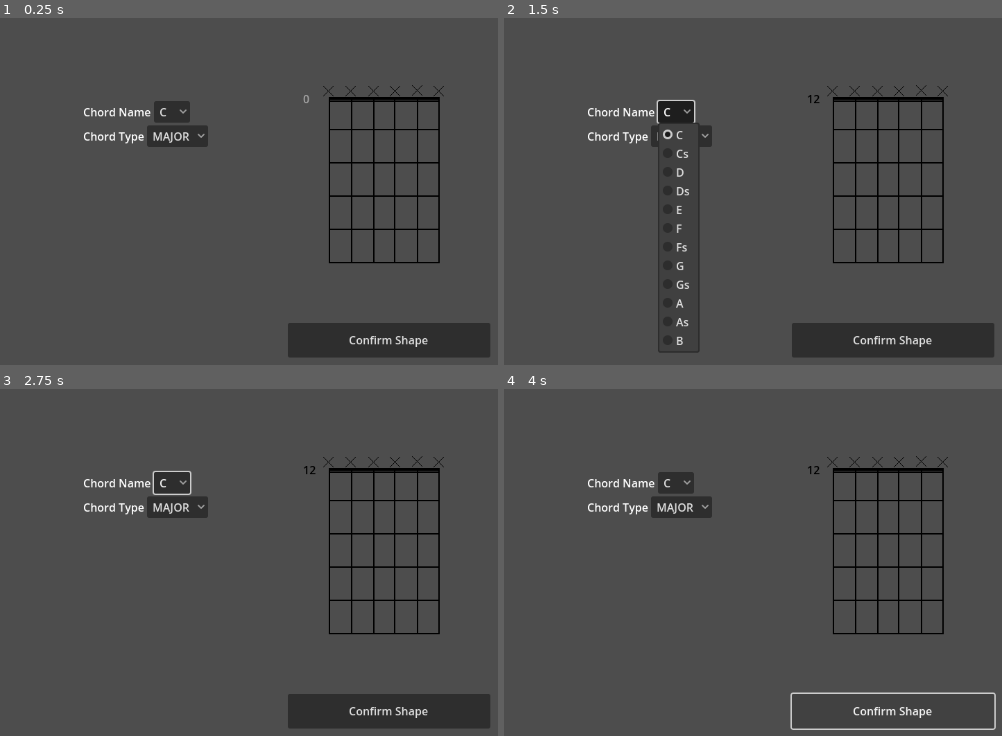
Above: before the commit, frames 1-4 (two rows, left to right).
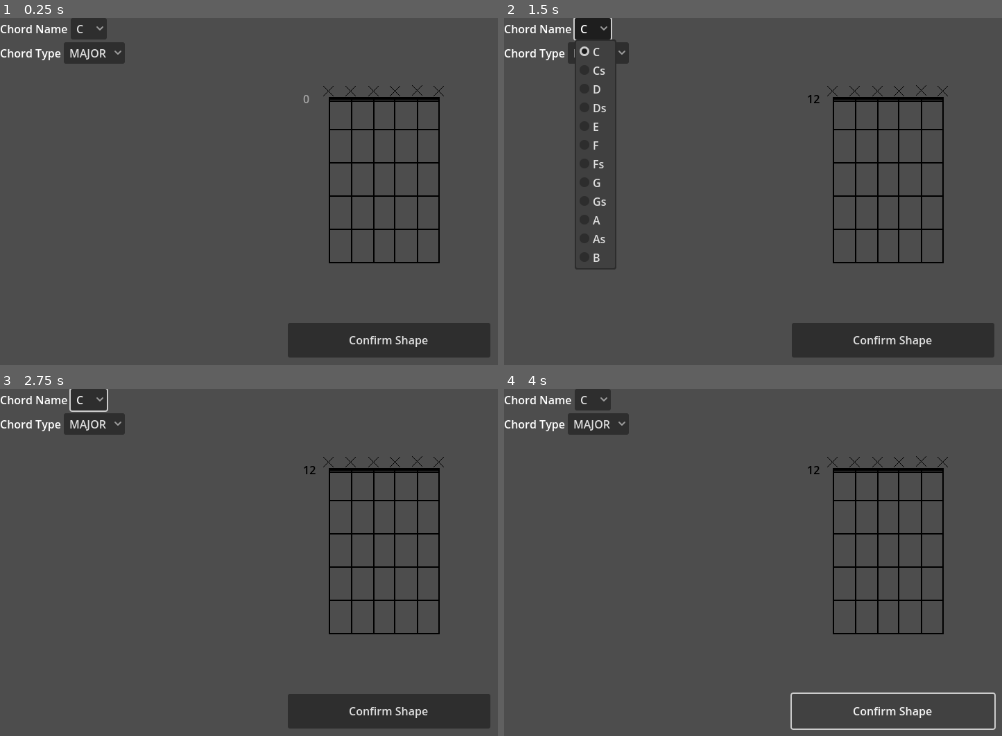
Above: after the commit, the same moments.

Repository: xelphyr/chordism
Game: Godot game, scene res://tools/chord_creator.tscn
The game is run twice, just before and just after one commit, with the same random seed, the same clock (stepped at 60 frames per second) and the same inputs. Before the commit the project has no main scene; this scene is started directly in both runs.
Inputs (mouse positions are in pixels of both pictures, inside the frame that each line leads up to):
- Up to frame 1 (0.25 s): no input
- Up to frame 2 (1.5 s): click (817, 104) at 0.52 s; type "12" at 0.6 s; click "C" at 1.25 s
- Up to frame 3 (2.75 s): click "MAJOR" at 2 s
- Up to frame 4 (4 s): click "Confirm Shape" at 2.75 s; click "Confirm Shape" at 3.5 s

The runs differ from the first frame. In frame 1, 2.9% of the frame differs, in the area x 0-42%, y 0-38%; in frame 2, 4.3%, in the area x 0-42%, y 0-97%; in frame 3, 3.1%; in frame 4, 2.9%.
Error before the commit: Parse Error: Preload file "res://scenes/chords/g/gmaj.tres" does not exist. (res://chord_registry.gd:32)

Commit message:
Added A, Am, C, D, Dm, E, Em, G ChordResources

Diff:
--- a/chord_registry.gd
+++ b/chord_registry.gd
@@ -29,7 +29,7 @@
 }
 
 static var G : Dictionary[Enum.ChordType, ChordResource] = {
-	Enum.ChordType.MAJOR : preload("res://scenes/chords/g/gmaj.tres")
+
 }
 
 static var Gs : Dictionary[Enum.ChordType, ChordResource] = {
--- a/project.godot
+++ b/project.godot
@@ -11,6 +11,7 @@
 [application]
 
 config/name="Chordism"
+run/main_scene="uid://b6s65m81um8pb"
 config/features=PackedStringArray("4.5", "GL Compatibility")
 config/icon="res://icon.svg"
 
--- /dev/null
+++ b/scenes/chords/A/AMAJOR.tres
@@ -0,0 +1,40 @@
+[gd_resource type="Resource" script_class="ChordResource" load_steps=10 format=3 uid="uid://b4qdyek5batry"]
+
+[ext_resource type="Script" uid="uid://bc2d5fv2b87wn" path="res://scripts/chord_resource.gd" id="1_i7l37"]
+[ext_resource type="Script" uid="uid://cegssy6cqfx2o" path="res://scripts/chord_shape.gd" id="2_2l7pt"]
+[ext_resource type="Script" uid="uid://cqbnjn6tl2p2a" path="res://scripts/note.gd" id="3_cwiaw"]
+
+[sub_resource type="Resource" id="Resource_7c8cp"]
+script = ExtResource("3_cwiaw")
+string = 3
+fret = 2
+finger = 1
+
+[sub_resource type="Resource" id="Resource_0wr3u"]
+script = ExtResource("3_cwiaw")
+string = 4
+fret = 2
+finger = 2
+
+[sub_resource type="Resource" id="Resource_kbt5d"]
+script = ExtResource("3_cwiaw")
+string = 5
+fret = 2
+finger = 3
+
+[sub_resource type="Resource" id="Resource_l8wcu"]
+script = ExtResource("3_cwiaw")
+string = 2
+
+[sub_resource type="Resource" id="Resource_fr7g7"]
+script = ExtResource("3_cwiaw")
+string = 6
+
+[sub_resource type="Resource" id="Resource_5cdx6"]
+script = ExtResource("2_2l7pt")
+notes = Array[ExtResource("3_cwiaw")]([SubResource("Resource_7c8cp"), SubResource("Resource_0wr3u"), SubResource("Resource_kbt5d"), SubResource("Resource_l8wcu"), SubResource("Resource_fr7g7")])
+
+[resource]
+script = ExtResource("1_i7l37")
+chord_name = 9
+shapes = Array[ExtResource("2_2l7pt")]([SubResource("Resource_5cdx6")])
--- /dev/null
+++ b/scenes/chords/A/AMINOR.tres
@@ -0,0 +1,44 @@
+[gd_resource type="Resource" script_class="ChordResource" load_steps=11 format=3 uid="uid://db2avgt8tgqad"]
+
+[ext_resource type="Script" uid="uid://bc2d5fv2b87wn" path="res://scripts/chord_resource.gd" id="1_7mbsc"]
+[ext_resource type="Script" uid="uid://cegssy6cqfx2o" path="res://scripts/chord_shape.gd" id="2_8er7u"]
+[ext_resource type="Script" uid="uid://cqbnjn6tl2p2a" path="res://scripts/note.gd" id="3_cegii"]
+
+[sub_resource type="Resource" id="Resource_aw2xq"]
+script = ExtResource("3_cegii")
+string = 3
+fret = 2
+finger = 2
+
+[sub_resource type="Resource" id="Resource_b5ddh"]
+script = ExtResource("3_cegii")
+string = 4
+fret = 2
+finger = 3
+
+[sub_resource type="Resource" id="Resource_x30qo"]
+script = ExtResource("3_cegii")
+string = 5
+fret = 1
+finger = 1
+
+[sub_resource type="Resource" id="Resource_rebq2"]
+script = ExtResource("3_cegii")
+
+[sub_resource type="Resource" id="Resource_cnogh"]
+script = ExtResource("3_cegii")
+string = 2
+
+[sub_resource type="Resource" id="Resource_0yxo7"]
+script = ExtResource("3_cegii")
+string = 6
+
+[sub_resource type="Resource" id="Resource_scwra"]
+script = ExtResource("2_8er7u")
+notes = Array[ExtResource("3_cegii")]([SubResource("Resource_aw2xq"), SubResource("Resource_b5ddh"), SubResource("Resource_x30qo"), SubResource("Resource_rebq2"), SubResource("Resource_cnogh"), SubResource("Resource_0yxo7")])
+
+[resource]
+script = ExtResource("1_7mbsc")
+chord_name = 9
+chord_type = 1
+shapes = Array[ExtResource("2_8er7u")]([SubResource("Resource_scwra")])
--- /dev/null
+++ b/scenes/chords/C/CMAJOR.tres
@@ -0,0 +1,39 @@
+[gd_resource type="Resource" script_class="ChordResource" load_steps=10 format=3 uid="uid://c80ubjvddat2f"]
+
+[ext_resource type="Script" uid="uid://bc2d5fv2b87wn" path="res://scripts/chord_resource.gd" id="1_f6xt7"]
+[ext_resource type="Script" uid="uid://cegssy6cqfx2o" path="res://scripts/chord_shape.gd" id="2_5h2ya"]
+[ext_resource type="Script" uid="uid://cqbnjn6tl2p2a" path="res://scripts/note.gd" id="3_5h2ya"]
+
+[sub_resource type="Resource" id="Resource_5h2ya"]
+script = ExtResource("3_5h2ya")
+string = 2
+fret = 3
+finger = 3
+
+[sub_resource type="Resource" id="Resource_1jtec"]
+script = ExtResource("3_5h2ya")
+string = 3
+fret = 2
+finger = 2
+
+[sub_resource type="Resource" id="Resource_om28a"]
+script = ExtResource("3_5h2ya")
+string = 5
+fret = 1
+finger = 1
+
+[sub_resource type="Resource" id="Resource_1t5he"]
+script = ExtResource("3_5h2ya")
+string = 4
+
+[sub_resource type="Resource" id="Resource_fid5w"]
+script = ExtResource("3_5h2ya")
+string = 6
+
+[sub_resource type="Resource" id="Resource_10ku4"]
+script = ExtResource("2_5h2ya")
+notes = Array[ExtResource("3_5h2ya")]([SubResource("Resource_5h2ya"), SubResource("Resource_1jtec"), SubResource("Resource_om28a"), SubResource("Resource_1t5he"), SubResource("Resource_fid5w")])
+
+[resource]
+script = ExtResource("1_f6xt7")
+shapes = Array[ExtResource("2_5h2ya")]([SubResource("Resource_10ku4")])
--- /dev/null
+++ b/scenes/chords/D/DMAJOR.tres
@@ -0,0 +1,36 @@
+[gd_resource type="Resource" script_class="ChordResource" load_steps=9 format=3 uid="uid://cecnsy0gucgsx"]
+
+[ext_resource type="Script" uid="uid://bc2d5fv2b87wn" path="res://scripts/chord_resource.gd" id="1_uipgg"]
+[ext_resource type="Script" uid="uid://cegssy6cqfx2o" path="res://scripts/chord_shape.gd" id="2_ymsdd"]
+[ext_resource type="Script" uid="uid://cqbnjn6tl2p2a" path="res://scripts/note.gd" id="3_noamf"]
+
+[sub_resource type="Resource" id="Resource_y2bby"]
+script = ExtResource("3_noamf")
+string = 4
+fret = 2
+finger = 1
+
+[sub_resource type="Resource" id="Resource_kj0rm"]
+script = ExtResource("3_noamf")
+string = 5
+fret = 3
+finger = 3
+
+[sub_resource type="Resource" id="Resource_ay5ow"]
+script = ExtResource("3_noamf")
+string = 6
+fret = 2
+finger = 2
+
+[sub_resource type="Resource" id="Resource_hdi2j"]
+script = ExtResource("3_noamf")
+string = 3
+
+[sub_resource type="Resource" id="Resource_rmau3"]
+script = ExtResource("2_ymsdd")
+notes = Array[ExtResource("3_noamf")]([SubResource("Resource_y2bby"), SubResource("Resource_kj0rm"), SubResource("Resource_ay5ow"), SubResource("Resource_hdi2j")])
+
+[resource]
+script = ExtResource("1_uipgg")
+chord_name = 2
+shapes = Array[ExtResource("2_ymsdd")]([SubResource("Resource_rmau3")])
--- /dev/null
+++ b/scenes/chords/D/DMINOR.tres
@@ -0,0 +1,37 @@
+[gd_resource type="Resource" script_class="ChordResource" load_steps=9 format=3 uid="uid://bxos860go1npr"]
+
+[ext_resource type="Script" uid="uid://bc2d5fv2b87wn" path="res://scripts/chord_resource.gd" id="1_dr7vu"]
+[ext_resource type="Script" uid="uid://cegssy6cqfx2o" path="res://scripts/chord_shape.gd" id="2_wrnqp"]
+[ext_resource type="Script" uid="uid://cqbnjn6tl2p2a" path="res://scripts/note.gd" id="3_phx4c"]
+
+[sub_resource type="Resource" id="Resource_gdif0"]
+script = ExtResource("3_phx4c")
+string = 4
+fret = 2
+finger = 2
+
+[sub_resource type="Resource" id="Resource_efb4w"]
+script = ExtResource("3_phx4c")
+string = 5
+fret = 3
+finger = 3
+
+[sub_resource type="Resource" id="Resource_4c2ny"]
+script = ExtResource("3_phx4c")
+string = 6
+fret = 1
+finger = 1
+
+[sub_resource type="Resource" id="Resource_v5n6c"]
+script = ExtResource("3_phx4c")
+string = 3
+
+[sub_resource type="Resource" id="Resource_nuo38"]
+script = ExtResource("2_wrnqp")
+notes = Array[ExtResource("3_phx4c")]([SubResource("Resource_gdif0"), SubResource("Resource_efb4w"), SubResource("Resource_4c2ny"), SubResource("Resource_v5n6c")])
+
+[resource]
+script = ExtResource("1_dr7vu")
+chord_name = 2
+chord_type = 1
+shapes = Array[ExtResource("2_wrnqp")]([SubResource("Resource_nuo38")])
--- /dev/null
+++ b/scenes/chords/E/EMAJOR.tres
@@ -0,0 +1,43 @@
+[gd_resource type="Resource" script_class="ChordResource" load_steps=11 format=3 uid="uid://xxk7v7ejiqm2"]
+
+[ext_resource type="Script" uid="uid://bc2d5fv2b87wn" path="res://scripts/chord_resource.gd" id="1_r1isx"]
+[ext_resource type="Script" uid="uid://cegssy6cqfx2o" path="res://scripts/chord_shape.gd" id="2_m4vpx"]
+[ext_resource type="Script" uid="uid://cqbnjn6tl2p2a" path="res://scripts/note.gd" id="3_uoaaw"]
+
+[sub_resource type="Resource" id="Resource_r1isx"]
+script = ExtResource("3_uoaaw")
+string = 2
+fret = 2
+finger = 2
+
+[sub_resource type="Resource" id="Resource_m4vpx"]
+script = ExtResource("3_uoaaw")
+string = 3
+fret = 2
+finger = 3
+
+[sub_resource type="Resource" id="Resource_uoaaw"]
+script = ExtResource("3_uoaaw")
+string = 4
+fret = 1
+finger = 1
+
+[sub_resource type="Resource" id="Resource_4ej13"]
+script = ExtResource("3_uoaaw")
+
+[sub_resource type="Resource" id="Resource_65csi"]
+script = ExtResource("3_uoaaw")
+string = 5
+
+[sub_resource type="Resource" id="Resource_istvl"]
+script = ExtResource("3_uoaaw")
+string = 6
+
+[sub_resource type="Resource" id="Resource_dkf06"]
+script = ExtResource("2_m4vpx")
+notes = Array[ExtResource("3_uoaaw")]([SubResource("Resource_r1isx"), SubResource("Resource_m4vpx"), SubResource("Resource_uoaaw"), SubResource("Resource_4ej13"), SubResource("Resource_65csi"), SubResource("Resource_istvl")])
+
+[resource]
+script = ExtResource("1_r1isx")
+chord_name = 4
+shapes = Array[ExtResource("2_m4vpx")]([SubResource("Resource_dkf06")])
--- /dev/null
+++ b/scenes/chords/E/EMINOR.tres
@@ -0,0 +1,42 @@
+[gd_resource type="Resource" script_class="ChordResource" load_steps=11 format=3 uid="uid://iixcic24kyq0"]
+
+[ext_resource type="Script" uid="uid://bc2d5fv2b87wn" path="res://scripts/chord_resource.gd" id="1_tgsai"]
+[ext_resource type="Script" uid="uid://cegssy6cqfx2o" path="res://scripts/chord_shape.gd" id="2_j8adv"]
+[ext_resource type="Script" uid="uid://cqbnjn6tl2p2a" path="res://scripts/note.gd" id="3_yblqc"]
+
+[sub_resource type="Resource" id="Resource_nwcsd"]
+script = ExtResource("3_yblqc")
+string = 2
+fret = 2
+finger = 2
+
+[sub_resource type="Resource" id="Resource_lgnr8"]
+script = ExtResource("3_yblqc")
+string = 3
+fret = 2
+finger = 3
+
+[sub_resource type="Resource" id="Resource_y5fiq"]
+script = ExtResource("3_yblqc")
+
+[sub_resource type="Resource" id="Resource_1mjwb"]
+script = ExtResource("3_yblqc")
+string = 4
+
+[sub_resource type="Resource" id="Resource_v7emn"]
+script = ExtResource("3_yblqc")
+string = 5
+
+[sub_resource type="Resource" id="Resource_5hswy"]
+script = ExtResource("3_yblqc")
+string = 6
+
+[sub_resource type="Resource" id="Resource_00u7h"]
+script = ExtResource("2_j8adv")
+notes = Array[ExtResource("3_yblqc")]([SubResource("Resource_nwcsd"), SubResource("Resource_lgnr8"), SubResource("Resource_y5fiq"), SubResource("Resource_1mjwb"), SubResource("Resource_v7emn"), SubResource("Resource_5hswy")])
+
+[resource]
+script = ExtResource("1_tgsai")
+chord_name = 4
+chord_type = 1
+shapes = Array[ExtResource("2_j8adv")]([SubResource("Resource_00u7h")])
--- /dev/null
+++ b/scenes/chords/G/GMAJOR.tres
@@ -0,0 +1,78 @@
+[gd_resource type="Resource" script_class="ChordResource" load_steps=18 format=3 uid="uid://dxgjg6k0kqydh"]
+
+[ext_resource type="Script" uid="uid://bc2d5fv2b87wn" path="res://scripts/chord_resource.gd" id="1_nq1ye"]
+[ext_resource type="Script" uid="uid://cegssy6cqfx2o" path="res://scripts/chord_shape.gd" id="2_5i3xn"]
+[ext_resource type="Script" uid="uid://cqbnjn6tl2p2a" path="res://scripts/note.gd" id="3_b5w0d"]
+
+[sub_resource type="Resource" id="Resource_k4fya"]
+script = ExtResource("3_b5w0d")
+fret = 3
+finger = 2
+
+[sub_resource type="Resource" id="Resource_bcngy"]
+script = ExtResource("3_b5w0d")
+string = 2
+fret = 2
+finger = 1
+
+[sub_resource type="Resource" id="Resource_3lo3u"]
+script = ExtResource("3_b5w0d")
+string = 6
+fret = 3
+finger = 3
+
+[sub_resource type="Resource" id="Resource_0ppjq"]
+script = ExtResource("3_b5w0d")
+string = 3
+
+[sub_resource type="Resource" id="Resource_kx2qn"]
+script = ExtResource("3_b5w0d")
+string = 4
+
+[sub_resource type="Resource" id="Resource_ohxmv"]
+script = ExtResource("3_b5w0d")
+string = 5
+
+[sub_resource type="Resource" id="Resource_r2x6y"]
+script = ExtResource("2_5i3xn")
+notes = Array[ExtResource("3_b5w0d")]([SubResource("Resource_k4fya"), SubResource("Resource_bcngy"), SubResource("Resource_3lo3u"), SubResource("Resource_0ppjq"), SubResource("Resource_kx2qn"), SubResource("Resource_ohxmv")])
+
+[sub_resource type="Resource" id="Resource_nq1ye"]
+script = ExtResource("3_b5w0d")
+fret = 3
+finger = 2
+
+[sub_resource type="Resource" id="Resource_5i3xn"]
+script = ExtResource("3_b5w0d")
+string = 2
+fret = 2
+finger = 1
+
+[sub_resource type="Resource" id="Resource_b5w0d"]
+script = ExtResource("3_b5w0d")
+string = 5
+fret = 3
+finger = 3
+
+[sub_resource type="Resource" id="Resource_bm0l0"]
+script = ExtResource("3_b5w0d")
+string = 6
+fret = 3
+finger = 4
+
+[sub_resource type="Resource" id="Resource_bfl1n"]
+script = ExtResource("3_b5w0d")
+string = 3
+
+[sub_resource type="Resource" id="Resource_wwphp"]
+script = ExtResource("3_b5w0d")
+string = 4
+
+[sub_resource type="Resource" id="Resource_2mkbg"]
+script = ExtResource("2_5i3xn")
+notes = Array[ExtResource("3_b5w0d")]([SubResource("Resource_nq1ye"), SubResource("Resource_5i3xn"), SubResource("Resource_b5w0d"), SubResource("Resource_bm0l0"), SubResource("Resource_bfl1n"), SubResource("Resource_wwphp")])
+
+[resource]
+script = ExtResource("1_nq1ye")
+chord_name = 7
+shapes = Array[ExtResource("2_5i3xn")]([SubResource("Resource_r2x6y"), SubResource("Resource_2mkbg")])
--- /dev/null
+++ b/test.gd
@@ -0,0 +1,11 @@
+extends Control
+
+
+# Called when the node enters the scene tree for the first time.
+func _ready() -> void:
+	pass # Replace with function body.
+
+
+# Called every frame. 'delta' is the elapsed time since the previous frame.
+func _process(delta: float) -> void:
+	pass
--- /dev/null
+++ b/themes/test.tscn
@@ -0,0 +1,20 @@
+[gd_scene load_steps=3 format=3 uid="uid://b6s65m81um8pb"]
+
+[ext_resource type="Script" uid="uid://crsqi5pnmm5wj" path="res://test.gd" id="1_onr7g"]
+[ext_resource type="PackedScene" uid="uid://dgg5pydn4hhih" path="res://tools/chord_settings.tscn" id="2_hiktj"]
+
+[node name="Control" type="Control"]
+layout_mode = 3
+anchors_preset = 15
+anchor_right = 1.0
+anchor_bottom = 1.0
+grow_horizontal = 2
+grow_vertical = 2
+script = ExtResource("1_onr7g")
+
+[node name="ChordSettings" parent="." instance=ExtResource("2_hiktj")]
+layout_mode = 0
+offset_left = 49.0
+offset_top = 112.0
+offset_right = 229.0
+offset_bottom = 312.0
--- a/tools/chord_creator.tscn
+++ b/tools/chord_creator.tscn
@@ -1,12 +1,11 @@
-[gd_scene load_steps=11 format=3 uid="uid://ct7jrx4odbeid"]
+[gd_scene load_steps=10 format=3 uid="uid://ct7jrx4odbeid"]
 
 [ext_resource type="Texture2D" uid="uid://fpct7omd16sd" path="res://images/Fretboard_noindent.png" id="1_0fhye"]
 [ext_resource type="Script" uid="uid://dfaaumq0q822" path="res://tools/chord_editor.gd" id="1_w432l"]
 [ext_resource type="PackedScene" uid="uid://5wv6kkww3sv5" path="res://tools/note_editor.tscn" id="2_xsitv"]
 [ext_resource type="Texture2D" uid="uid://bl7vd7t4jur71" path="res://images/mute.png" id="3_w432l"]
 [ext_resource type="Script" uid="uid://63jnj3p250hy" path="res://editor_string_status_display.gd" id="5_w432l"]
-[ext_resource type="Script" uid="uid://bf1c7onw8iq6q" path="res://scripts/editorui_chord_names.gd" id="6_n1e3a"]
-[ext_resource type="Script" uid="uid://cgpt5mca57xl7" path="res://scripts/editorui_chord_type.gd" id="7_e01es"]
+[ext_resource type="PackedScene" uid="uid://dgg5pydn4hhih" path="res://tools/chord_settings.tscn" id="6_n1e3a"]
 
 [sub_resource type="StyleBoxEmpty" id="StyleBoxEmpty_w8n4k"]
 
@@ -431,33 +430,7 @@
 offset_bottom = 490.0
 text = "Confirm Shape"
 
-[node name="ChordSettings" type="VBoxContainer" parent="."]
-layout_mode = 0
-offset_left = 120.0
-offset_top = 120.0
-offset_right = 266.0
-offset_bottom = 320.0
-
-[node name="ChordName" type="HBoxContainer" parent="ChordSettings"]
-layout_mode = 2
-
-[node name="ChordNameLabel" type="Label" parent="ChordSettings/ChordName"]
-layout_mode = 2
-text = "Chord Name"
-
-[node name="ChordName" type="OptionButton" parent="ChordSettings/ChordName"]
-layout_mode = 2
-script = ExtResource("6_n1e3a")
-
-[node name="ChordType" type="HBoxContainer" parent="ChordSettings"]
-layout_mode = 2
-
-[node name="ChordTypeLabel" type="Label" parent="ChordSettings/ChordType"]
-layout_mode = 2
-text = "Chord Type"
-
-[node name="ChordType" type="OptionButton" parent="ChordSettings/ChordType"]
-layout_mode = 2
-script = ExtResource("7_e01es")
+[node name="ChordSettings" parent="." instance=ExtResource("6_n1e3a")]
+layout_mode = 0
 
 [connection signal="pressed" from="Confirm" to="." method="export"]
--- /dev/null
+++ b/tools/chord_settings.tscn
@@ -0,0 +1,32 @@
+[gd_scene load_steps=3 format=3 uid="uid://dgg5pydn4hhih"]
+
+[ext_resource type="Script" uid="uid://bf1c7onw8iq6q" path="res://scripts/editorui_chord_names.gd" id="1_51xny"]
+[ext_resource type="Script" uid="uid://cgpt5mca57xl7" path="res://scripts/editorui_chord_type.gd" id="2_6kag3"]
+
+[node name="ChordSettings" type="VBoxContainer"]
+offset_left = 120.0
+offset_top = 120.0
+offset_right = 266.0
+offset_bottom = 320.0
+
+[node name="ChordName" type="HBoxContainer" parent="."]
+layout_mode = 2
+
+[node name="ChordNameLabel" type="Label" parent="ChordName"]
+layout_mode = 2
+text = "Chord Name"
+
+[node name="ChordName" type="OptionButton" parent="ChordName"]
+layout_mode = 2
+script = ExtResource("1_51xny")
+
+[node name="ChordType" type="HBoxContainer" parent="."]
+layout_mode = 2
+
+[node name="ChordTypeLabel" type="Label" parent="ChordType"]
+layout_mode = 2
+text = "Chord Type"
+
+[node name="ChordType" type="OptionButton" parent="ChordType"]
+layout_mode = 2
+script = ExtResource("2_6kag3")
Not shown, added: test.gd.uid
